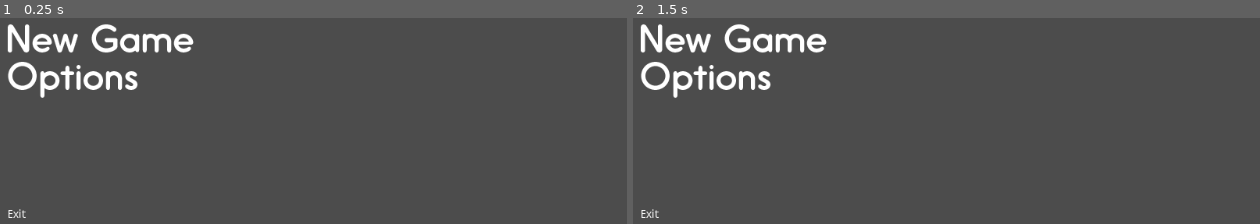
Above: before the commit, frames 1-2 (left to right).
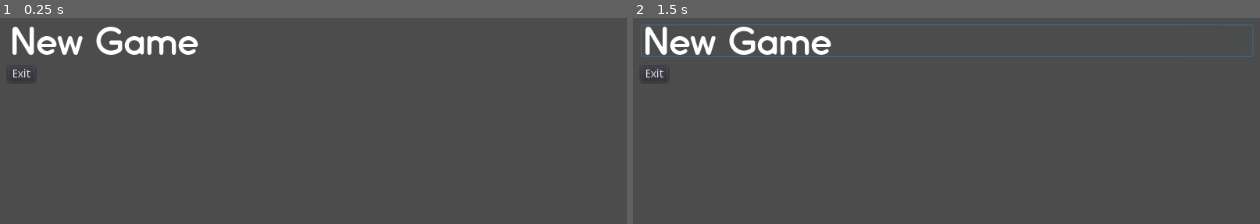
Above: after the commit, the same moments.

Repository: thinkyfish/MasterBlaster-Godot
Game: Godot game, scene res://menu.tscn
Two runs of this game, one before a commit and one after it. Both use one fixed random seed, a clock stepped at 60 frames per second and the inputs below.
Inputs (mouse positions are in pixels of both pictures, inside the frame that each line leads up to):
- Up to frame 1 (0.25 s): no input
- Up to frame 2 (1.5 s): click (946, 40) at 0.52 s; click (946, 40) at 1.27 s

The runs differ from the first frame. In frame 1, 3.7% of the frame differs, in the area x 1-32%, y 2-98%; in frame 2, 4.6%, in the area x 1-99%, y 2-98%.

Commit message:
added buttons

Diff:
--- a/menu.tscn
+++ b/menu.tscn
@@ -1,7 +1,6 @@
-[gd_scene load_steps=3 format=2]
+[gd_scene load_steps=2 format=2]
 
 [ext_resource path="res://assets/MainMenu/label_new_game.png" type="Texture" id=1]
-[ext_resource path="res://assets/MainMenu/label_options.png" type="Texture" id=2]
 
 [node name="Control" type="Control"]
 anchor_left = 0.0
@@ -30,40 +29,7 @@
 custom_constants/margin_top = 80
 custom_constants/margin_left = 120
 custom_constants/margin_bottom = 80
-
-[node name="TextureRect3" type="TextureRect" parent="MainMenu"]
-anchor_left = 0.0
-anchor_top = 0.0
-anchor_right = 0.0
-anchor_bottom = 0.0
-margin_left = 120.0
-margin_top = 80.0
-margin_right = 904.0
-margin_bottom = 520.0
-rect_pivot_offset = Vector2( 0, 0 )
-rect_clip_content = false
-mouse_filter = 1
-mouse_default_cursor_shape = 0
-size_flags_horizontal = 1
-size_flags_vertical = 1
-stretch_mode = 0
-
-[node name="TextureRect4" type="TextureRect" parent="MainMenu"]
-anchor_left = 0.0
-anchor_top = 0.0
-anchor_right = 0.0
-anchor_bottom = 0.0
-margin_left = 120.0
-margin_top = 80.0
-margin_right = 904.0
-margin_bottom = 520.0
-rect_pivot_offset = Vector2( 0, 0 )
-rect_clip_content = false
-mouse_filter = 1
-mouse_default_cursor_shape = 0
-size_flags_horizontal = 1
-size_flags_vertical = 1
-stretch_mode = 0
+_sections_unfolded = [ "Anchor", "Margin" ]
 
 [node name="VSplitContainer" type="VSplitContainer" parent="MainMenu"]
 anchor_left = 0.0
@@ -84,58 +50,48 @@
 collapsed = false
 dragger_visibility = 0
 
-[node name="TextureRect" type="TextureRect" parent="MainMenu/VSplitContainer"]
+[node name="Button" type="Button" parent="MainMenu/VSplitContainer"]
 anchor_left = 0.0
 anchor_top = 0.0
 anchor_right = 0.0
 anchor_bottom = 0.0
 margin_right = 784.0
-margin_bottom = 36.0
+margin_bottom = 42.0
 rect_pivot_offset = Vector2( 0, 0 )
 rect_clip_content = false
-mouse_filter = 1
+focus_mode = 2
+mouse_filter = 0
 mouse_default_cursor_shape = 0
 size_flags_horizontal = 1
 size_flags_vertical = 1
-texture = ExtResource( 1 )
-stretch_mode = 0
-_sections_unfolded = [ "texture" ]
+toggle_mode = false
+enabled_focus_mode = 2
+shortcut = null
+group = null
+icon = ExtResource( 1 )
+flat = true
+align = 1
 
-[node name="TextureRect2" type="TextureRect" parent="MainMenu/VSplitContainer"]
+[node name="Button2" type="Button" parent="MainMenu/VSplitContainer"]
 anchor_left = 0.0
 anchor_top = 0.0
 anchor_right = 0.0
 anchor_bottom = 0.0
-margin_top = 48.0
-margin_right = 784.0
-margin_bottom = 440.0
+margin_top = 54.0
+margin_right = 35.0
+margin_bottom = 74.0
 rect_pivot_offset = Vector2( 0, 0 )
 rect_clip_content = false
-mouse_filter = 1
+focus_mode = 2
+mouse_filter = 0
 mouse_default_cursor_shape = 0
-size_flags_horizontal = 1
-size_flags_vertical = 1
-texture = ExtResource( 2 )
-stretch_mode = 0
-
-[node name="Label" type="Label" parent="MainMenu/VSplitContainer"]
-anchor_left = 0.0
-anchor_top = 0.0
-anchor_right = 0.0
-anchor_bottom = 0.0
-margin_top = 237.0
-margin_right = 784.0
-margin_bottom = 251.0
-rect_pivot_offset = Vector2( 0, 0 )
-rect_clip_content = false
-mouse_filter = 2
-mouse_default_cursor_shape = 0
-size_flags_horizontal = 1
-size_flags_vertical = 4
+size_flags_horizontal = 0
+size_flags_vertical = 0
+toggle_mode = false
+enabled_focus_mode = 2
+shortcut = null
+group = null
 text = "Exit"
-valign = 1
-autowrap = true
-percent_visible = 1.0
-lines_skipped = 0
-max_lines_visible = -1
-_sections_unfolded = [ "Size Flags", "Theme", "custom_fonts" ]
+flat = false
+align = 1
+_sections_unfolded = [ "Anchor", "Grow Direction", "Margin", "Rect", "Size Flags", "Theme", "custom_constants", "custom_fonts" ]
